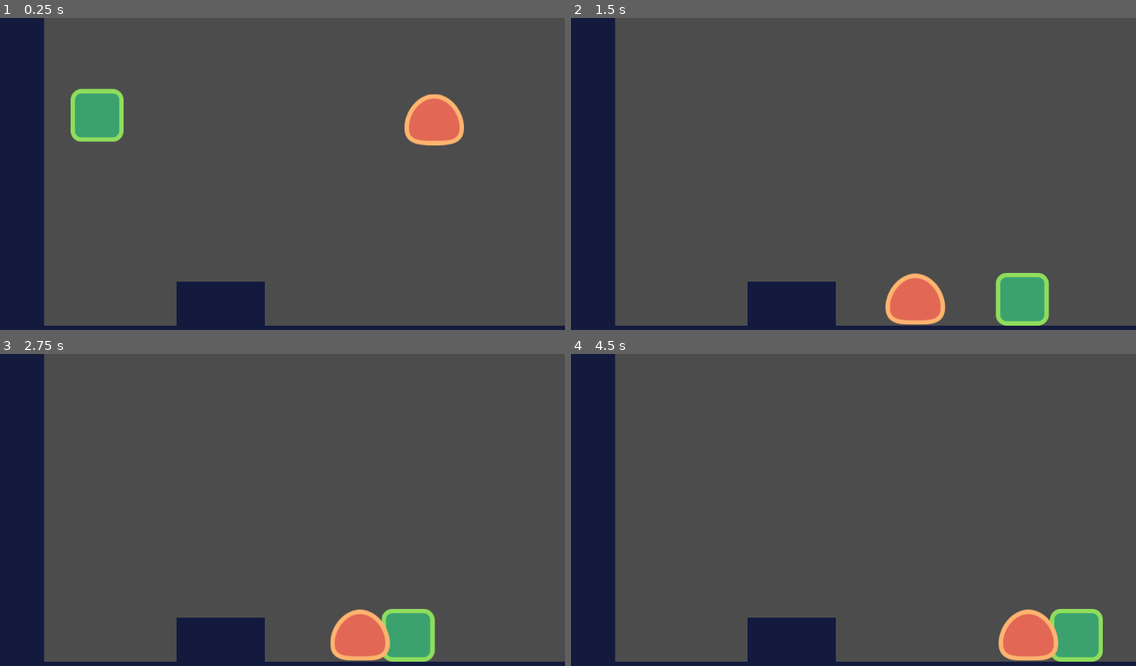
Above: before the commit, frames 1-4 (two rows, left to right).
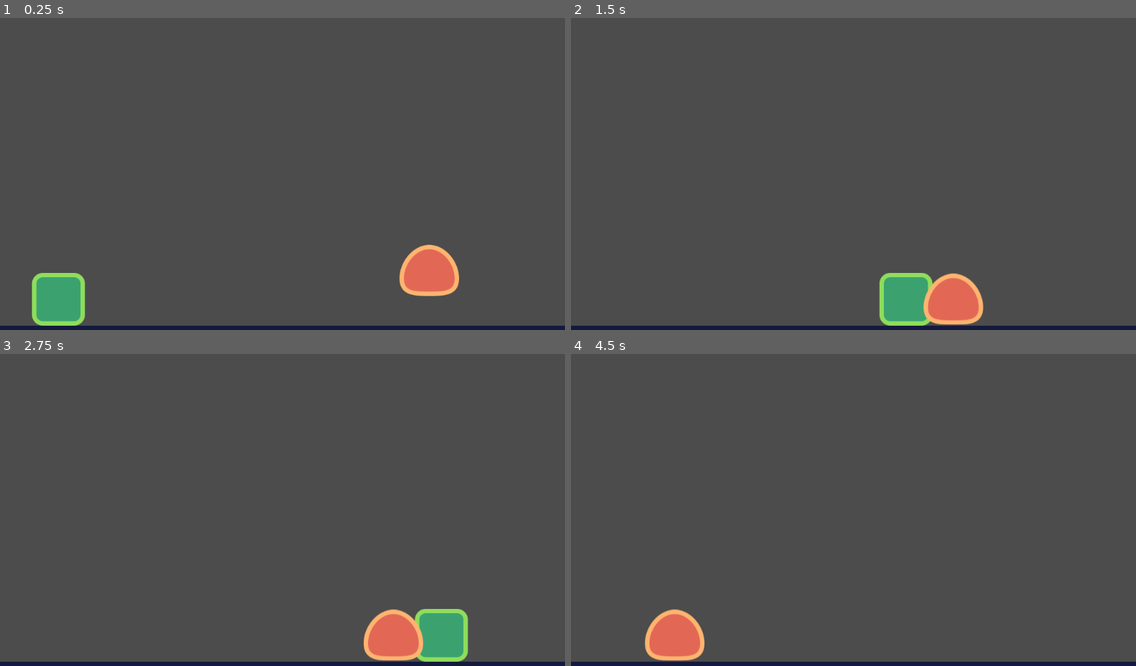
Above: after the commit, the same moments.

Repository: mai-soup/2DPlatformerGodot
Game: Godot game, scene res://src/Levels/LevelTemplate.tscn
Two runs of this game, one before a commit and one after it. Both use one fixed random seed, a clock stepped at 60 frames per second and the inputs below. The project has no main scene, so this scene is started directly.
Inputs:
- Up to frame 1 (0.25 s): no input
- Up to frame 2 (1.5 s): hold D (move_right) from 0.53 s (still down); tap W (jump) at 0.77 s
- Up to frame 3 (2.75 s): tap W (jump) at 1.52 s; release D (move_right) at 2.03 s; hold A (move_left) from 2.03 s (still down)
- Up to frame 4 (4.5 s): release A (move_left) at 2.78 s; hold D (move_right) 2.78-4.28 s; tap W (jump) at 3.02, 3.77 s; hold A (move_left) from 4.28 s (still down)

The runs differ from the first frame. In frame 1, 16% of the frame differs, in the area x 0-83%, y 0-99%; in frame 2, 14%; in frame 3, 13%; in frame 4, 14%.

Commit message:
disable enemy when not visible, change test level design

Diff:
--- a/src/Actors/Enemy.gd
+++ b/src/Actors/Enemy.gd
@@ -1,6 +1,9 @@
 extends "res://src/Actors/Actor.gd"
 
 func _ready() -> void:
+	# initially disable physics processing so enemy only starts moving
+	# when the player sees it
+	set_physics_process(false)
 	# initially move left, towards the player
 	_velocity.x = -speed.x
 
--- a/src/Actors/Enemy.tscn
+++ b/src/Actors/Enemy.tscn
@@ -18,3 +18,8 @@
 [node name="CollisionShape2D" type="CollisionShape2D" parent="."]
 position = Vector2( 0.5, -36.5 )
 shape = SubResource( 1 )
+
+[node name="VisibilityEnabler2D" type="VisibilityEnabler2D" parent="."]
+position = Vector2( -1, -48 )
+scale = Vector2( 5.39809, 4.75959 )
+physics_process_parent = true
--- a/src/Levels/LevelTemplate.tscn
+++ b/src/Levels/LevelTemplate.tscn
@@ -7,17 +7,18 @@
 [node name="LevelTemplate" type="Node2D"]
 
 [node name="TileMap" type="TileMap" parent="."]
+position = Vector2( -400, 0 )
 tile_set = ExtResource( 1 )
 cell_size = Vector2( 80, 80 )
 collision_layer = 8
 collision_mask = 0
 format = 1
-tile_data = PoolIntArray( 0, 0, 0, 13, 0, 0, 65536, 0, 0, 65549, 0, 0, 131072, 0, 0, 131085, 0, 0, 196608, 0, 0, 196621, 0, 0, 262144, 0, 0, 262157, 0, 0, 327680, 0, 0, 327693, 0, 0, 393216, 0, 0, 393220, 0, 0, 393221, 0, 0, 393229, 0, 0, 458752, 0, 0, 458753, 0, 0, 458754, 0, 0, 458755, 0, 0, 458756, 0, 0, 458757, 0, 0, 458758, 0, 0, 458759, 0, 0, 458760, 0, 0, 458761, 0, 0, 458762, 0, 0, 458763, 0, 0, 458764, 0, 0, 458765, 0, 0 )
+tile_data = PoolIntArray( 0, 0, 0, 27, 0, 0, 65536, 0, 0, 65563, 0, 0, 131072, 0, 0, 131099, 0, 0, 196608, 0, 0, 196635, 0, 0, 262144, 0, 0, 262171, 0, 0, 327680, 0, 0, 327707, 0, 0, 393216, 0, 0, 393243, 0, 0, 458752, 0, 0, 458753, 0, 0, 458754, 0, 0, 458755, 0, 0, 458756, 0, 0, 458757, 0, 0, 458758, 0, 0, 458759, 0, 0, 458760, 0, 0, 458761, 0, 0, 458762, 0, 0, 458763, 0, 0, 458764, 0, 0, 458765, 0, 0, 458766, 0, 0, 458767, 0, 0, 458768, 0, 0, 458769, 0, 0, 458770, 0, 0, 458771, 0, 0, 458772, 0, 0, 458773, 0, 0, 458774, 0, 0, 458775, 0, 0, 458776, 0, 0, 458777, 0, 0, 458778, 0, 0, 458779, 0, 0 )
 
 [node name="Player" parent="." instance=ExtResource( 2 )]
-position = Vector2( 176, 92 )
+position = Vector2( 106, 461 )
 speed = Vector2( 800, 1500 )
 gravity = 4000.0
 
 [node name="Enemy" parent="." instance=ExtResource( 3 )]
-position = Vector2( 862, 133 )
+position = Vector2( 848, 420 )
